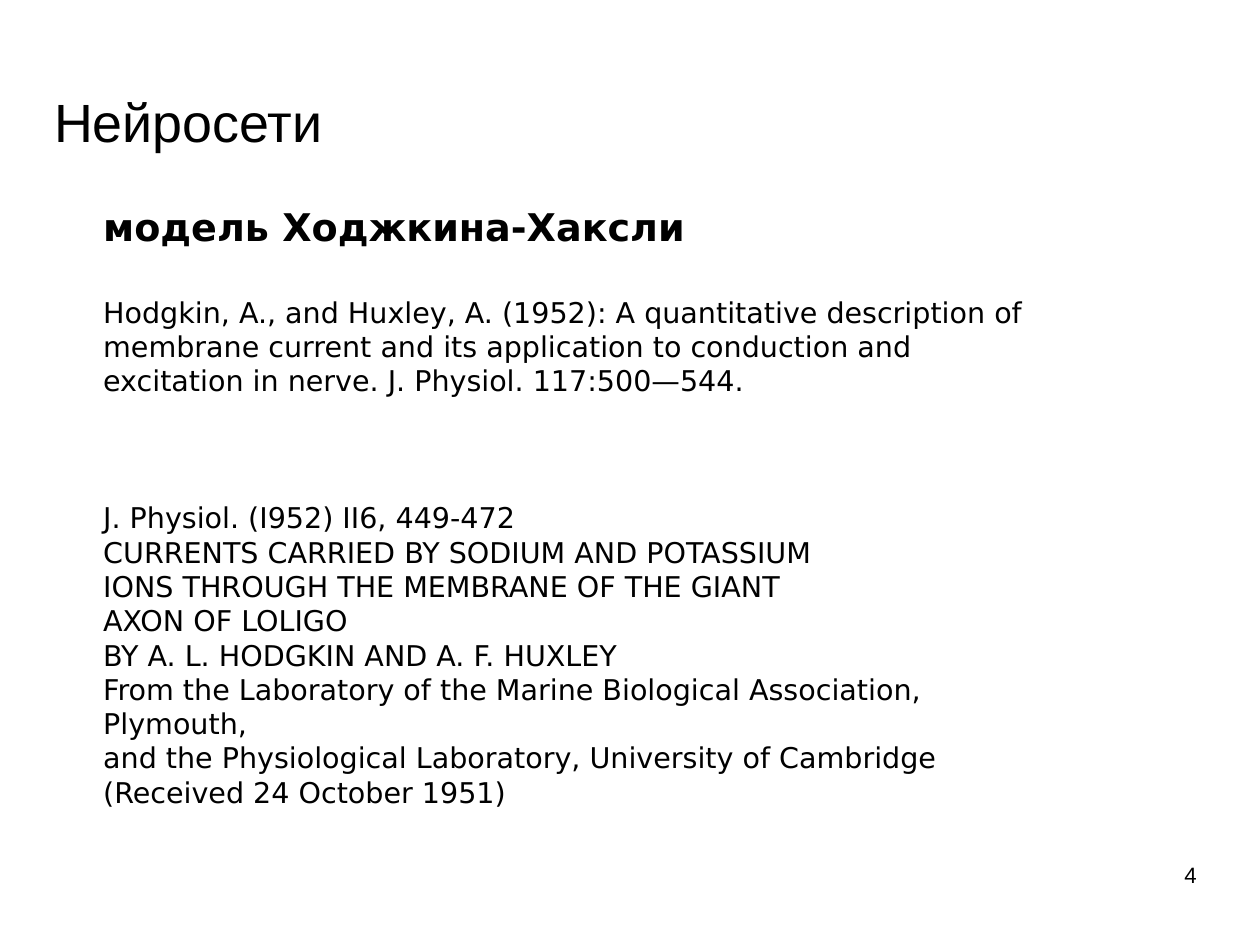
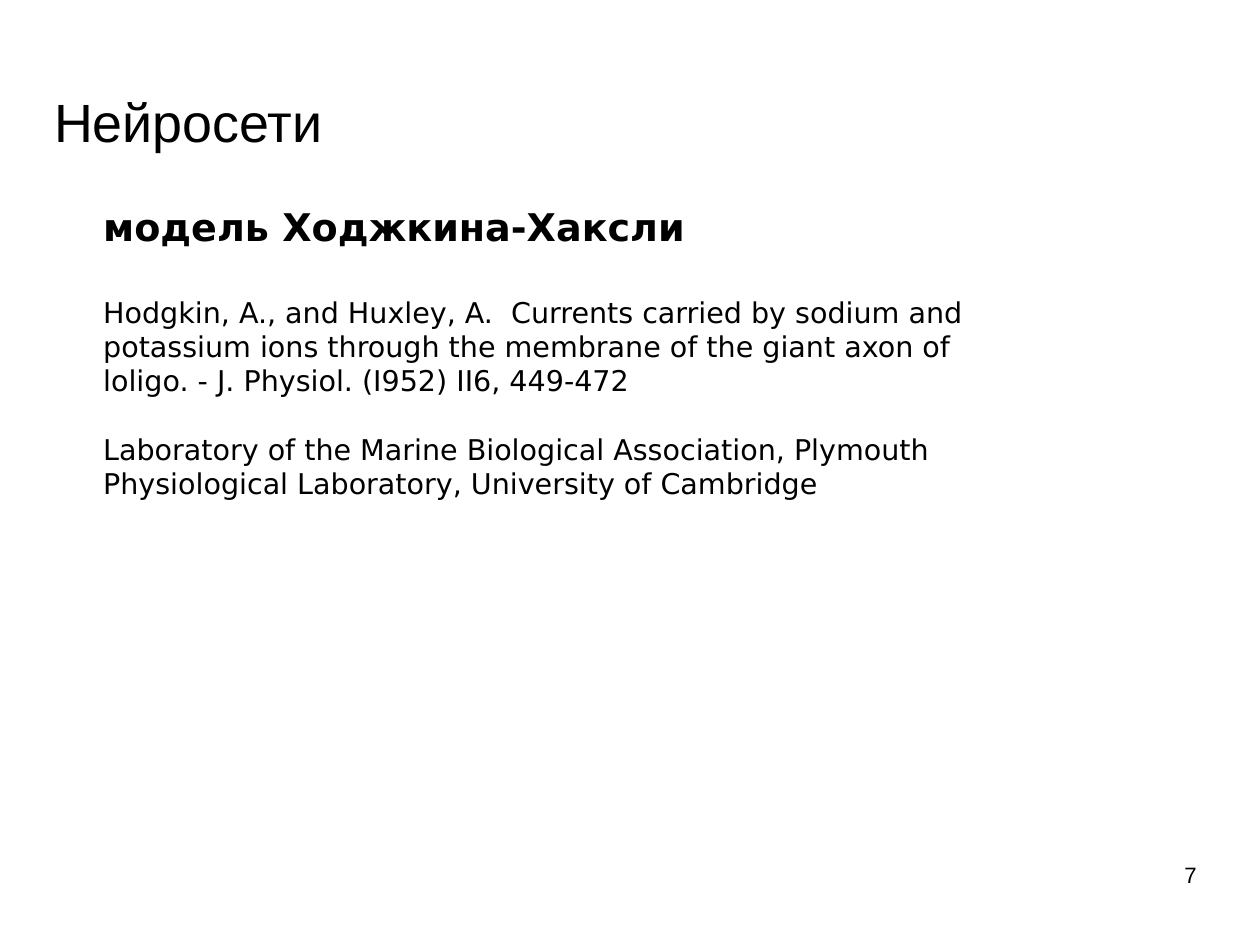
Before and after one commit to mechanoid5/ml_lectorium_legacy, a slide deck: slide 7 of 10-ann.odp (slide 4 before the commit). Drawn at 1260x945 pixels with LibreOffice and Linux fonts; fonts in the diff are those of the drawing; background and template pictures are left out. Boxes give left, top, right and bottom in pixels: in the first picture for what was removed or moved away, otherwise in the second. Text is boxed around its words. In the diff, an @@ line names an element or a change of style, - is before the commit and + after.

```diff
--- a/10-ann.odp
+++ b/10-ann.odp
@@ text at [103, 301, 963, 500]: text changed @@
-Hodgkin, A., and Huxley, A. (1952): A quantitative description of membrane current and its application to conduction and excitation in nerve. J. Physiol. 117:500—544.
-J. Physiol. (I952) II6, 449-472
-CURRENTS CARRIED BY SODIUM AND POTASSIUM
-IONS THROUGH THE MEMBRANE OF THE GIANT
-AXON OF LOLIGO
-BY A. L. HODGKIN AND A. F. HUXLEY
-From the Laboratory of the Marine Biological Association, Plymouth,
-and the Physiological Laboratory, University of Cambridge
-(Received 24 October 1951)
+Hodgkin, A., and Huxley, A. Currents carried by sodium and potassium ions through the membrane of the giant axon of loligo. - J. Physiol. (I952) II6, 449-472
+Laboratory of the Marine Biological Association, Plymouth
+Physiological Laboratory, University of Cambridge
@@ page number at [1184, 867, 1196, 883]: text changed @@
-4
+7
```
Also in this commit, not shown: 1 other slide changed, 8 slides added, 2 slides removed, 6 other files.
